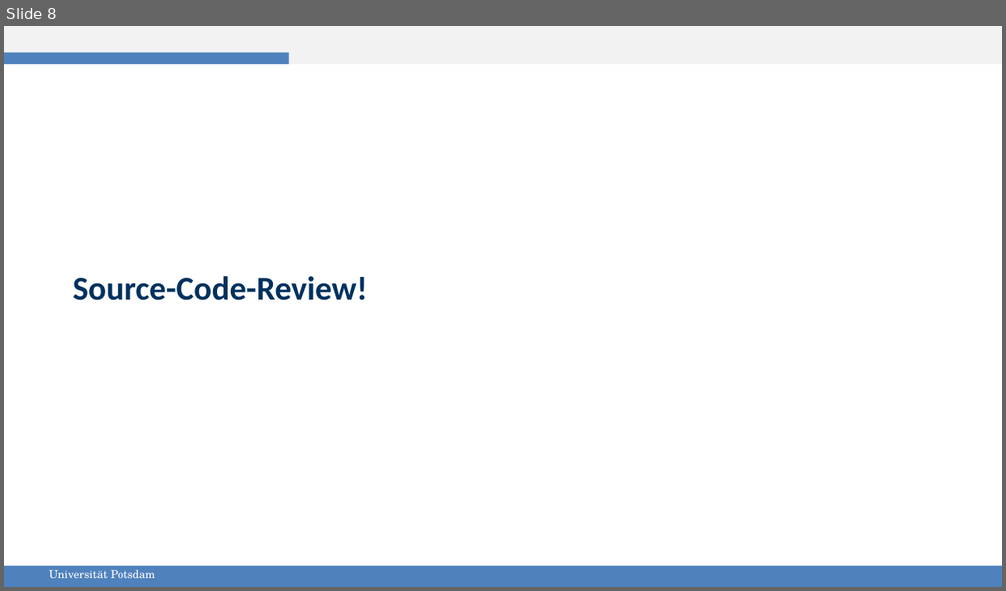
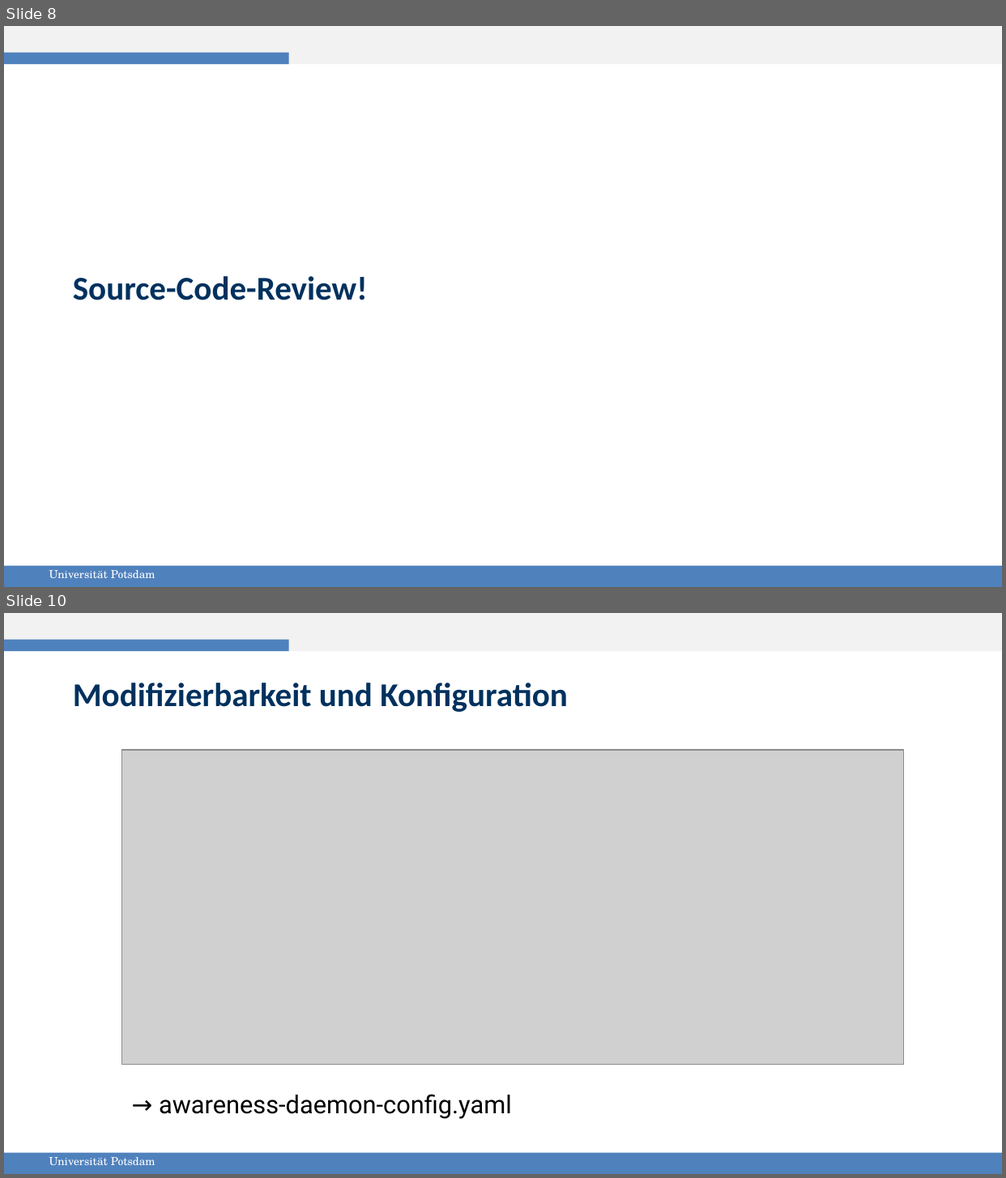
Before and after one commit to gespel/EPSA, a slide deck: praesi.odp. Shown one above the other, each under a label of ours: slide 8 before the commit, slides 8 and 10 after it; the slides between them are not shown. The pictures are 1006x591 and 1006x1178 pixels, drawn with LibreOffice and Linux fonts; fonts in the diff are those of the drawing; grey boxes stand for pictures. Boxes give left, top, right and bottom in pixels: in the first picture for what was removed or moved away, otherwise in the second. Text is boxed around its words. In the diff, an @@ line names an element or a change of style, - is before the commit and + after.

```diff
--- a/praesi.odp
+++ b/praesi.odp
@@ slide 10 added at box(4, 613, 1002, 1174), background #FFFFFF; not listed: 4 template elements that a slide beside it also shows @@
@@ text added at box(73, 683, 568, 712), 24 pt, text #00315E, bold @@
+Modifizierbarkeit und Konfiguration
@@ picture added at box(121, 750, 903, 1065) @@
@@ text added at box(159, 1094, 512, 1119), 18 pt, text #000000 @@
+→ awareness-daemon-config.yaml
```
Also in this commit, not shown: 2 other slides added, 5 other files.
